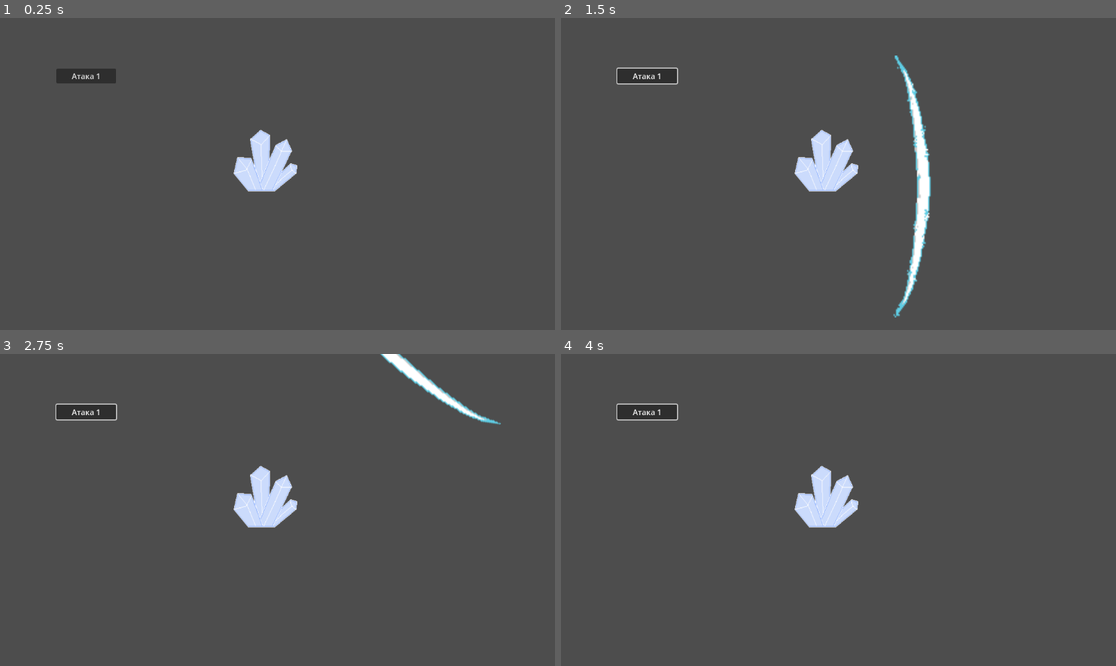
Above: before the commit, frames 1-4 (two rows, left to right).
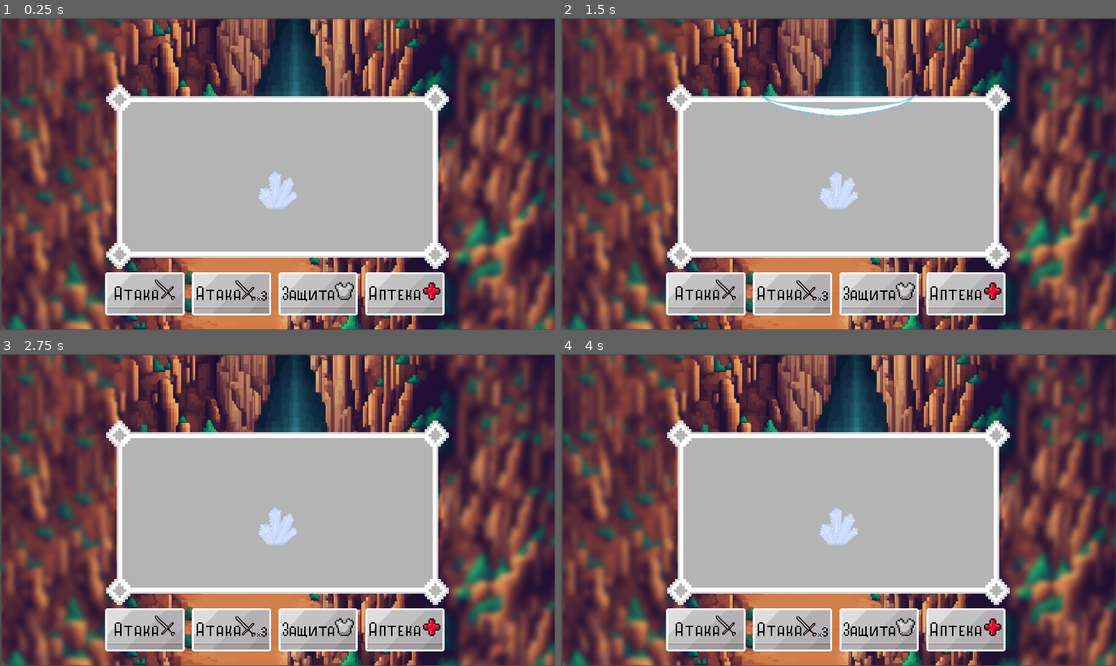
Above: after the commit, the same moments.

Repository: zelcamn/TheGame
Game: Godot game, scene res://scenes/battle_scenes/test_1.tscn
Same seed, same stepped clock (60 frames per second), same inputs: the game is played once before the commit and once after it. This scene is started directly instead of the project's main scene.
Inputs (mouse positions are in pixels of both pictures, inside the frame that each line leads up to):
- Up to frame 1 (0.25 s): no input
- Up to frame 2 (1.5 s): click (649, 77) at 0.5 s, where only the run before the commit has a clickable "Атака 1"; click (705, 292) at 1.27 s
- Up to frame 3 (2.75 s): click (405, 628) at 2.02 s
- Up to frame 4 (4 s): click (877, 628) at 2.77 s; tap Enter (ui_accept) at 3.5, 3.77 s; hold Right (moveRight) from 3.53 s (still down)

The runs differ from the first frame. In frame 1, 95% of the frame differs, in the area x 0-100%, y 0-100%; in frame 2, 95%; in frame 3, 95%; in frame 4, 95%.

Commit message:
#24 Создать первоначальный вид окна хода игрока (без спрайта моба), настроить кнопки (2 кнопки атаки)

Diff:
--- a/TEST1.gd
+++ b/TEST1.gd
@@ -7,7 +7,8 @@
 
 func _ready():
 	var enemy = enemy.instantiate()
-	enemy.global_position = Vector2(550,300)
+	#enemy.scale = Vector2(10,10)
+	enemy.global_position = Vector2(960,600)
 	add_child(enemy) # Replace with function body.
 
 
@@ -16,8 +17,29 @@
 	pass
 
 
-func _on_button_pressed():
+func _on_attack_x1_pressed():
 	if block == 0:
 		var attack = attack.instantiate()
+		attack.line = [[Vector2(960,200),90,Vector2(0,1)]]
+		#attack.scale = Vector2(2,2)
 		add_child(attack)
+		#$"Attack x1".release_focus()
+		$"Attack x1".disabled = true
+		$"Attack x3".disabled = true
 		block = 1 # Replace with function body.
+
+
+func _on_attack_x_3_pressed():
+	if block == 0:
+		var attack = attack.instantiate()
+		attack.line = [[Vector2(350,550),0,Vector2(1,0)],[Vector2(365,220),35,Vector2(1.15,0.85)],
+[Vector2(1550,220),145,Vector2(-1.3,0.85)]]
+		#attack.scale = Vector2(2,2)
+		add_child(attack)
+		#$"Attack x1".release_focus()
+		$"Attack x1".disabled = true
+		$"Attack x3".disabled = true
+		block = 1  # Replace with function body.
+
+
+ # Replace with function body.
--- a/project.godot
+++ b/project.godot
@@ -18,6 +18,11 @@
 [autoload]
 
 GlobalInfo="*res://scenes/scripts/global_info.gd"
+
+[display]
+
+window/size/viewport_width=1920
+window/size/viewport_height=1080
 
 [input]
 
--- /dev/null
+++ b/scenes/battle_scenes/TextureButton.gd
@@ -0,0 +1,11 @@
+extends TextureButton
+
+
+# Called when the node enters the scene tree for the first time.
+func _ready():
+	scale = Vector2(0.1,0.1)# Replace with function body.
+
+
+# Called every frame. 'delta' is the elapsed time since the previous frame.
+func _process(delta):
+	pass
--- a/scenes/battle_scenes/battle_scripts/core_attack_patern.gd
+++ b/scenes/battle_scenes/battle_scripts/core_attack_patern.gd
@@ -4,8 +4,8 @@
 const slash_line_scene = preload("res://scenes/battle_scenes/slash_line.tscn")
 
 #параметры вызова атак
-var line = [[Vector2(0,350),0,Vector2(1,0)],[Vector2(0,-200),45,Vector2(1.15,1.15)],
-[Vector2(1000,-200),135,Vector2(-1.3,1.3)]] #в теории можно наполнять из вне
+@export var line := [[Vector2(350,550),0,Vector2(1,0)],[Vector2(365,220),35,Vector2(1.15,0.85)],
+[Vector2(1550,220),145,Vector2(-1.3,0.85)]] #в теории можно наполнять из вне
 
 func _ready():
 	for i in line:
--- a/scenes/battle_scenes/battle_scripts/heart.gd
+++ b/scenes/battle_scenes/battle_scripts/heart.gd
@@ -20,7 +20,7 @@
 	print("Current health: " + str(health.health))
 
 	health.health = hp.damage(health.health,dmg) #нанесение урона и возвращение хп
-	global_position = Vector2(randf_range(200,800),randf_range(200,400))
+	global_position = Vector2(randf_range(700,1200),randf_range(400,700))
 	print("Taken " + str(dmg) + " damage")
 	print("Health after damage: " + str(health.health) +"\n")
 	return health.health
--- a/scenes/battle_scenes/test_1.tscn
+++ b/scenes/battle_scenes/test_1.tscn
@@ -1,16 +1,69 @@
-[gd_scene load_steps=2 format=3 uid="uid://taryb7hgjwyc"]
+[gd_scene load_steps=12 format=3 uid="uid://taryb7hgjwyc"]
 
 [ext_resource type="Script" path="res://TEST1.gd" id="1_tbu3q"]
+[ext_resource type="Texture2D" uid="uid://bb6vhnitigd4l" path="res://res/sprites/battle/фон.png" id="2_etyf1"]
+[ext_resource type="Texture2D" uid="uid://dmqy14yuorje2" path="res://res/sprites/battle/Окно боя 1.1.png" id="3_l70lc"]
+[ext_resource type="Texture2D" uid="uid://dagqbppf8if4e" path="res://res/sprites/battle/1.1.png" id="4_1tti0"]
+[ext_resource type="Texture2D" uid="uid://c1bqwgx0bg8ea" path="res://res/sprites/battle/1.2.png" id="5_mwuds"]
+[ext_resource type="Texture2D" uid="uid://diaieaa2ib5xx" path="res://res/sprites/battle/2.1.png" id="6_npnfp"]
+[ext_resource type="Texture2D" uid="uid://cm4c526libdkb" path="res://res/sprites/battle/2.2.png" id="7_7eokd"]
+[ext_resource type="Texture2D" uid="uid://bw3x57xtltthv" path="res://res/sprites/battle/4.1.png" id="8_c5w06"]
+[ext_resource type="Texture2D" uid="uid://dl8b0b50yxji5" path="res://res/sprites/battle/3.1.png" id="8_mrigc"]
+[ext_resource type="Texture2D" uid="uid://cypy4fvr4q87u" path="res://res/sprites/battle/3.2.png" id="9_c6q2w"]
+[ext_resource type="Texture2D" uid="uid://be2ajjmvl1pgt" path="res://res/sprites/battle/4.2.png" id="9_cx1v7"]
 
 [node name="TEST1" type="Node2D"]
 script = ExtResource("1_tbu3q")
 
-[node name="Button" type="Button" parent="."]
-offset_left = 117.0
-offset_top = 105.0
-offset_right = 241.0
-offset_bottom = 136.0
-text = "Атака 1
-"
+[node name="Sprite2D" type="Sprite2D" parent="."]
+position = Vector2(962, 541)
+scale = Vector2(0.996354, 0.994444)
+texture = ExtResource("2_etyf1")
 
-[connection signal="pressed" from="Button" to="." method="_on_button_pressed"]
+[node name="Sprite2D2" type="Sprite2D" parent="."]
+position = Vector2(960, 550)
+scale = Vector2(0.578613, 0.622864)
+texture = ExtResource("3_l70lc")
+
+[node name="Attack x1" type="TextureButton" parent="."]
+offset_left = 350.0
+offset_top = 880.0
+offset_right = 650.0
+offset_bottom = 1030.0
+texture_normal = ExtResource("4_1tti0")
+texture_pressed = ExtResource("5_mwuds")
+ignore_texture_size = true
+stretch_mode = 5
+
+[node name="Attack x3" type="TextureButton" parent="."]
+offset_left = 650.0
+offset_top = 880.0
+offset_right = 950.0
+offset_bottom = 1030.0
+texture_normal = ExtResource("6_npnfp")
+texture_pressed = ExtResource("7_7eokd")
+ignore_texture_size = true
+stretch_mode = 5
+
+[node name="heal" type="TextureButton" parent="."]
+offset_left = 1250.0
+offset_top = 880.0
+offset_right = 1550.0
+offset_bottom = 1030.0
+texture_normal = ExtResource("8_c5w06")
+texture_pressed = ExtResource("9_cx1v7")
+ignore_texture_size = true
+stretch_mode = 5
+
+[node name="defense" type="TextureButton" parent="."]
+offset_left = 950.0
+offset_top = 880.0
+offset_right = 1250.0
+offset_bottom = 1030.0
+texture_normal = ExtResource("8_mrigc")
+texture_pressed = ExtResource("9_c6q2w")
+ignore_texture_size = true
+stretch_mode = 5
+
+[connection signal="pressed" from="Attack x1" to="." method="_on_attack_x1_pressed"]
+[connection signal="pressed" from="Attack x3" to="." method="_on_attack_x_3_pressed"]
Binary file added: res/sprites/battle/1.1.png
Not shown, added: res/sprites/battle/1.1.png.import
Binary file added: res/sprites/battle/1.2.png
Not shown, added: res/sprites/battle/1.2.png.import
Binary file added: res/sprites/battle/2.1.png
Not shown, added: res/sprites/battle/2.1.png.import
Binary file added: res/sprites/battle/2.2.png
Not shown, added: res/sprites/battle/2.2.png.import
Binary file added: res/sprites/battle/3.1.png
Not shown, added: res/sprites/battle/3.1.png.import
Binary file added: res/sprites/battle/3.2.png
Not shown, added: res/sprites/battle/3.2.png.import
(and 8 more such lines)
